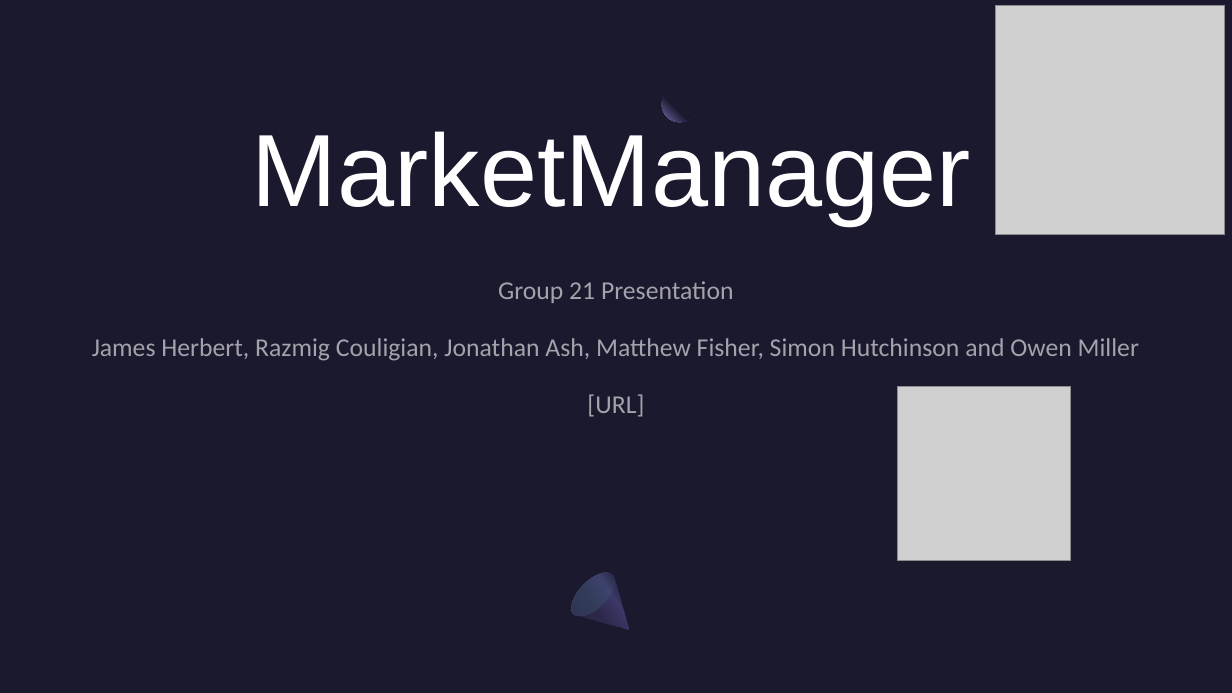
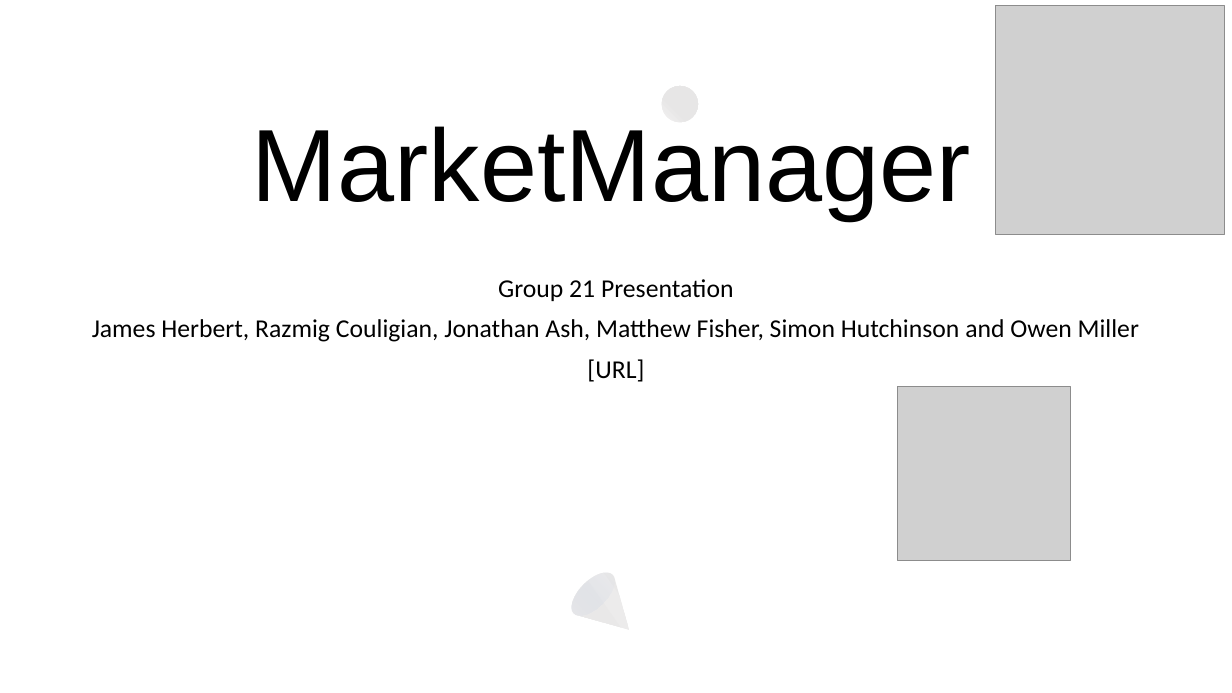
Before and after one commit to jash2002/MarketManager, a slide deck: slide 1 of docs/MarketManager Presentation.pptx. Drawn at 1232x693 pixels with LibreOffice and Linux fonts; fonts in the diff are those of the drawing; grey boxes stand for pictures. Boxes give left, top, right and bottom in pixels: in the first picture for what was removed or moved away, otherwise in the second. Text is boxed around its words. In the diff, an @@ line names an element or a change of style, - is before the commit and + after.

```diff
--- a/docs/MarketManager Presentation.pptx
+++ b/docs/MarketManager Presentation.pptx
@@ background #1B192E to #FFFFFF @@
@@ title "MarketManager" at (252,126,971,221): text colour #FFFFFF to #000000 @@
@@ ellipse at (662,86,698,122): fill gradient #1B192E to #7771B2 to gradient #E7E6E6 to #F3F2F2 @@
@@ ellipse removed at (662,86,698,122) @@
@@ text "Group 21 Presentation" at (92,279,1139,382): text colour #FFFFFF at 60% opacity to #000000; line spacing 1.1 to 0.9; less space between paragraphs @@
@@ ellipse at (564,565,622,623): fill gradient #454075 to #5BEFC1 to gradient #EDECEC to #8FAADC @@
@@ ellipse removed at (564,565,622,623) @@
@@ freeform shape at (565,565,649,649): fill gradient #2C284A to #3C3867 to #1B192E to gradient #E9E8E8 to #ECEBEB to #E7E6E6 @@
@@ freeform shape removed at (565,565,649,649) @@
```
Also in this commit, not shown: 7 other slides changed, 2 slides added, 4 other files.
